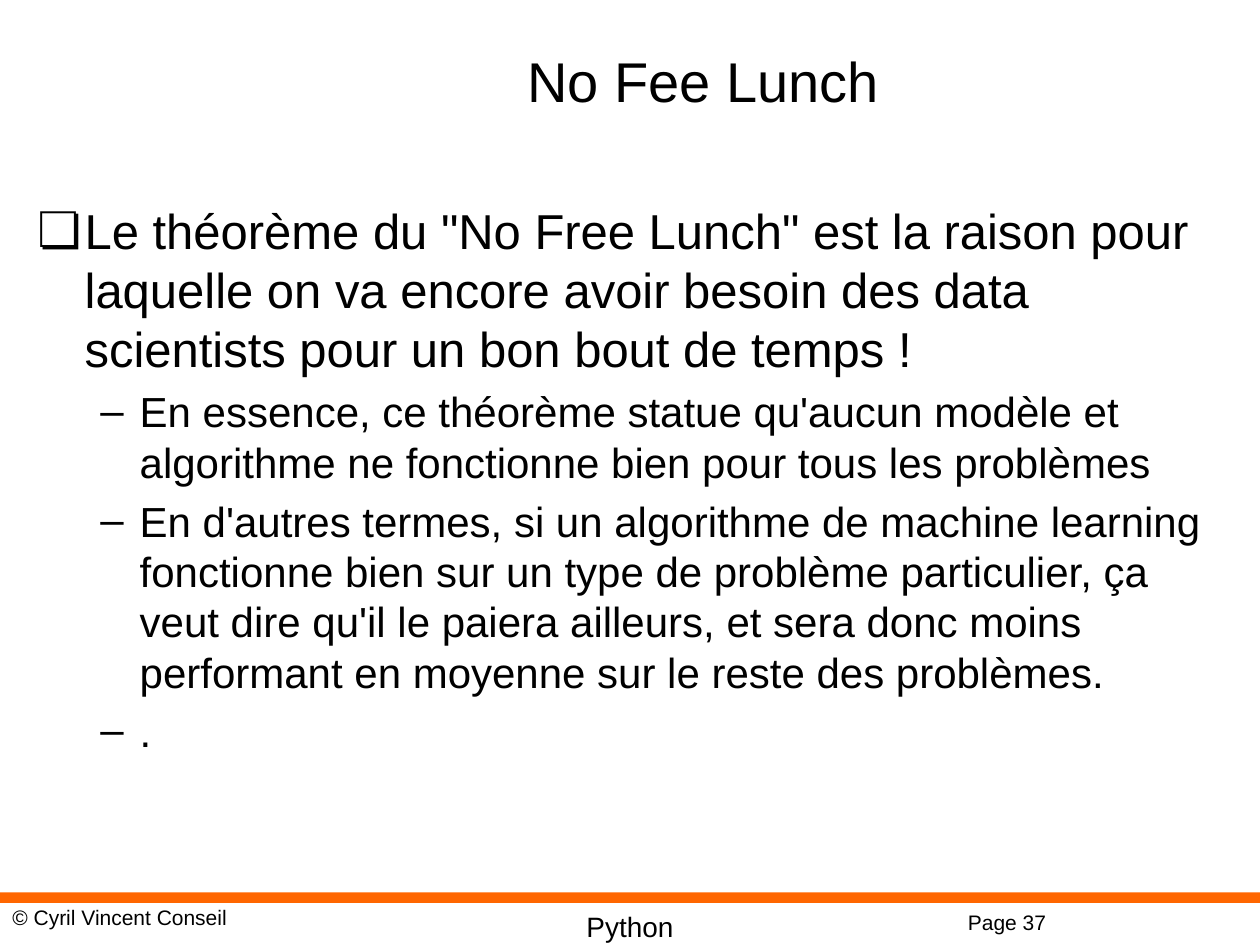
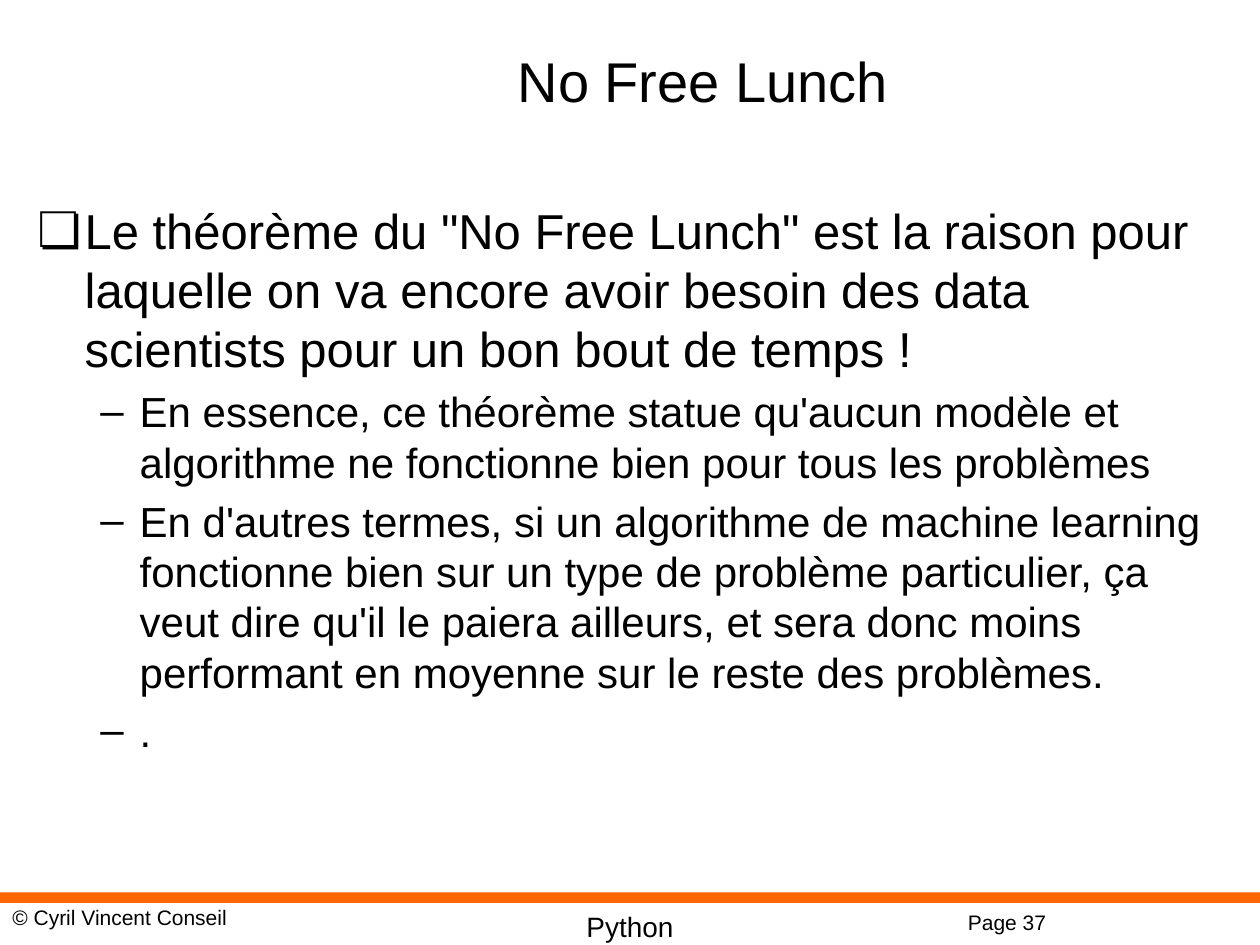
Before and after one commit to cyrilvincent/pollen, a slide deck: slide 37 of PPT/DataScience11-MachineLearning.pptx. Drawn at 1260x945 pixels with LibreOffice and Linux fonts; fonts in the diff are those of the drawing; background and template pictures are left out. Boxes give left, top, right and bottom in pixels: in the first picture for what was removed or moved away, otherwise in the second. Text is boxed around its words. In the diff, an @@ line names an element or a change of style, - is before the commit and + after.

```diff
--- a/PPT/DataScience11-MachineLearning.pptx
+++ b/PPT/DataScience11-MachineLearning.pptx
@@ title at (518, 61, 888, 103): text changed @@
-No Fee Lunch
+No Free Lunch
```
Also in this commit, not shown: 6 other files.
